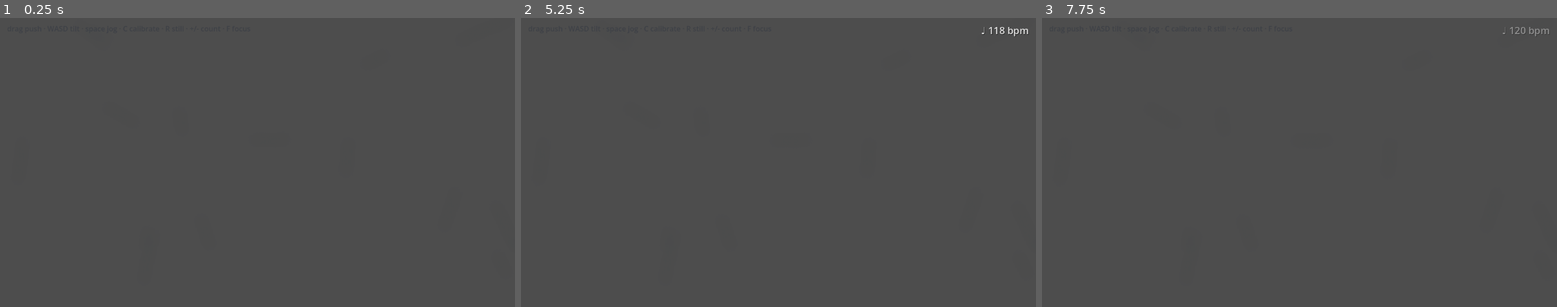
Above: before the commit, frames 1-3 (left to right).
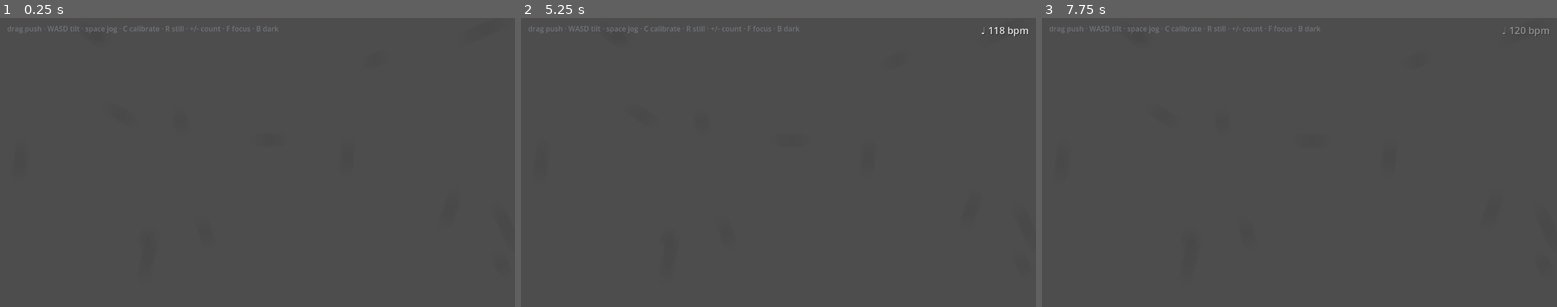
Above: after the commit, the same moments.

Repository: Luan-vP/godot-project-1
Game: Godot game, scene res://features/levels/vitreous/vitreous_tank.tscn
The game is run twice, just before and just after one commit, with the same random seed, the same clock (stepped at 60 frames per second) and the same inputs. This scene is started directly instead of the project's main scene.
Inputs (mouse positions are in pixels of both pictures, inside the frame that each line leads up to):
- Up to frame 1 (0.25 s): no input
- Up to frame 2 (5.25 s): tap Enter (ui_accept) at 0.5, 0.77, 1.25, 2, 2.75, 3.5, 3.77, 4.25 s; move the mouse to (891, 148) at 0.52 s; hold D 0.53-1.25 s; tap B at 0.6, 2.3, 3.8 s; click (891, 148) at 0.67 s; drag from (675, 176) to (752, 220) at 1.27 s; move the mouse to (830, 98) at 2.02 s; hold D 2.03-2.75 s; hold Shift 2.03-2.75 s; drag from (752, 220) to (624, 119) at 2.77 s; move the mouse to (933, 205) at 3.52 s; hold A 3.53-4.25 s; tap Ctrl at 3.6 s; drag from (624, 119) to (701, 90) at 4.27 s; move the mouse to (804, 162) at 5.02 s; hold Down (tempo_down) from 5.03 s (still down); tap 1 at 5.1 s; click (804, 162) at 5.17 s
- Up to frame 3 (7.75 s): tap B at 5.3, 6.8 s; release Down (tempo_down) at 5.75 s; drag from (1222, 90) to (1196, 176) at 5.77 s; move the mouse to (1412, 148) at 6.52 s; hold Up (tempo_up) 6.53-7.25 s; tap P at 6.6 s; tap Enter (ui_accept) at 6.77 s; drag from (1196, 176) to (1273, 220) at 7.27 s

The runs differ from the first frame. In frame 1, 0.3% of the frame differs, in the area x 1-55%, y 2-6%; in frame 2, 0.3%; in frame 3, 0.3%.

Commit message:
Composite floaters as translucent, refractive glass with tapered strands
Redoes the remainder of #12 on top of the depth bands, replacing #46,
whose per-floater screen-texture shader had nothing to read inside a
band's offscreen layer.

- bokeh.gdshader multiplies the background by the tint instead of mixing
  towards it, so floaters are plain over a bright field and nearly gone
  over a dark one. It also bends the background read along the lean of
  the blurred coverage the disc taps already measure, up to
  FloaterField.refraction_px (1.5 px).
- Each band composite gets a fresh BackBufferCopy so a nearer band does
  not paint over the farther ones behind it.
- Strands taper to nothing at both tips and wander in thickness, drawn as
  antialiased segments whose average width stays strand_width, so the
  tuned vitreous look keeps its weight.
- The vitreous tank's B key swaps in a dark field to check the
  bright-versus-dark behaviour by eye.

Claude-Session: https://claude.ai/code/session_01FxqJtr7HgJpGyaYgGkCwGy

Diff:
--- a/features/floaters/floater.gd
+++ b/features/floaters/floater.gd
@@ -52,12 +52,24 @@
 	for dot in shape.dots:
 		draw_circle(Vector2(dot.x, dot.y) * radius, dot.z * radius, color)
 	for strand in shape.strands:
+		if strand.size() < 2:
+			continue
+		var widths := FloaterShape.strand_widths(strand, shape.strand_width * radius)
 		var scaled := PackedVector2Array()
 		scaled.resize(strand.size())
 		for i in strand.size():
 			scaled[i] = strand[i] * radius
-		if scaled.size() > 1:
-			draw_polyline(scaled, color, shape.strand_width * radius, true)
+		_draw_tapered(scaled, widths)
+
+
+## A strand as one antialiased line per segment, each as wide as the average
+## of its two ends. Filled polygons would taper more exactly, but they are not
+## antialiased: every part of a strand under a pixel wide would drop out, and a
+## population tuned on antialiased lines would lose half its weight.
+func _draw_tapered(points: PackedVector2Array, widths: PackedFloat32Array) -> void:
+	for i in points.size() - 1:
+		var width := (widths[i] + widths[i + 1]) * 0.5
+		draw_line(points[i], points[i + 1], color, width, true)
 
 
 func set_shape(value: FloaterShape) -> void:
--- a/features/floaters/floater_field.gd
+++ b/features/floaters/floater_field.gd
@@ -83,6 +83,11 @@
 @export var defocus_enabled: bool = true:
 	set = set_defocus_enabled
 
+## Most a banded floater bends the background behind it, in screen pixels —
+## the faint lens that makes debris read as glass. Zero turns it off.
+@export_range(0.0, 8.0, 0.1) var refraction_px: float = 1.5:
+	set = set_refraction_px
+
 var _rng := RandomNumberGenerator.new()
 var _layers: Array[SubViewport] = []
 var _materials: Array[ShaderMaterial] = []
@@ -106,6 +111,11 @@
 	_apply_focus()
 
 
+func set_refraction_px(value: float) -> void:
+	refraction_px = value
+	_apply_focus()
+
+
 ## The layer a depth band draws into, or null when the field has no bands.
 func get_layer(depth_index: int) -> SubViewport:
 	if depth_index < 0 or depth_index >= _layers.size():
@@ -137,6 +147,14 @@
 		var material := ShaderMaterial.new()
 		material.shader = BOKEH_SHADER
 		_materials.append(material)
+
+		# Each composite reads the screen behind it, and the screen texture is
+		# otherwise copied once per frame — a nearer band would read a screen
+		# without the farther bands in it and paint over them. A fresh copy per
+		# band costs one full-screen blit each.
+		var copy := BackBufferCopy.new()
+		copy.copy_mode = BackBufferCopy.COPY_MODE_VIEWPORT
+		add_child(copy)
 
 		var composite := Sprite2D.new()
 		composite.centered = false
@@ -164,6 +182,7 @@
 		_materials[i].set_shader_parameter("tint", tint)
 		_materials[i].set_shader_parameter("radius_px", depth.blur_px if defocus_enabled else 0.0)
 		_materials[i].set_shader_parameter("gain", depth.gain if defocus_enabled else 1.0)
+		_materials[i].set_shader_parameter("refraction_px", refraction_px)
 
 
 func _make_floater(rect: Rect2, depth_index: int) -> Floater:
--- a/features/floaters/floater_shape.gd
+++ b/features/floaters/floater_shape.gd
@@ -6,6 +6,15 @@
 ##
 ## A shape family (dot, strand, cobweb) is a difference in these numbers, not a
 ## different scene or node type — [Floater] draws whatever it is handed.
+
+## How much a strand's thickness wanders along its length, as a fraction of its
+## width. A real collagen fibre is never an even rod.
+const UNEVENNESS := 0.3
+
+## Taper and unevenness change a strand's width point to point; this keeps its
+## average at [member strand_width], so a population tuned on even strands
+## keeps the same weight. The taper, sin(PI * t), averages 2 / PI.
+const TAPER_MEAN_SCALE := PI / 2.0
 
 ## Filled circles: [code]x[/code], [code]y[/code], radius.
 @export var dots: Array[Vector3] = []
@@ -54,3 +63,28 @@
 		shape.strands.append(PackedVector2Array([Vector2.ZERO, elbow, tip]))
 	shape.strand_width = 0.1
 	return shape
+
+
+## Full width at each point of [param points], for a strand whose average
+## width is [param width]: zero at both tips, fullest near the middle, and
+## wandering a little along the way. The wander is seeded from the strand's own
+## points, so a floater keeps the same silhouette every time it is redrawn.
+static func strand_widths(points: PackedVector2Array, width: float) -> PackedFloat32Array:
+	var widths := PackedFloat32Array()
+	widths.resize(points.size())
+	if points.size() < 2:
+		return widths
+	var lengths := PackedFloat32Array([0.0])
+	for i in range(1, points.size()):
+		lengths.append(lengths[i - 1] + points[i].distance_to(points[i - 1]))
+	var total := maxf(lengths[lengths.size() - 1], 1e-6)
+	var seed := points[0].x * 12.9898 + points[0].y * 78.233
+	for i in points.size():
+		var t := lengths[i] / total
+		var wander := 1.0 + UNEVENNESS * sin(t * 3.7 * PI + seed)
+		widths[i] = width * TAPER_MEAN_SCALE * sin(PI * t) * wander
+	# Exactly zero, not sin(PI)'s float residue: the drawing collapses a
+	# zero-width tip to one vertex, and a near-zero one would be a sliver.
+	widths[0] = 0.0
+	widths[widths.size() - 1] = 0.0
+	return widths
--- a/features/floaters/shaders/bokeh.gdshader
+++ b/features/floaters/shaders/bokeh.gdshader
@@ -8,22 +8,44 @@
 //
 // Only coverage is blurred. Colour comes from `tint`: every floater in a band
 // is one colour, and it sidesteps premultiplied-alpha fringes at the edges.
+//
+// A floater is glass, not paint, so the band is composited over what is behind
+// it rather than blended on top:
+// - The background is multiplied by the tint instead of mixed towards it, so
+//   the dimming scales with how bright the background already is: obvious
+//   over a bright sky, all but gone over a dark one, with no per-level tuning.
+//   Mixing towards a dark tint does the opposite over black — it lightens.
+// - The background is read slightly displaced. The taps already measure where
+//   the blurred coverage sits within the disc; that lean points up the slope
+//   of the coverage, and bending the read along it makes each floater a faint
+//   lens, strongest at its soft edge and nothing at its flat core.
+
+uniform sampler2D screen_texture : hint_screen_texture, repeat_disable, filter_linear;
 
 uniform float radius_px = 0.0;
 uniform float gain = 1.0;
 uniform float rim = 0.6;
 uniform vec4 tint : source_color = vec4(0.13, 0.14, 0.17, 0.5);
+// Most the background behind a floater is bent, in screen pixels.
+uniform float refraction_px = 0.0;
 
 const int TAPS = 64;
 const float GOLDEN_ANGLE = 2.39996323;
+// Coverage at which the composite fully owns the pixel. Below it the glass is
+// faded in, which is seamless: at low coverage it is the background, barely
+// dimmed and barely bent.
+const float OWNED_COVERAGE = 0.05;
 
 float hash(vec2 p) {
 	return fract(52.9829189 * fract(dot(p, vec2(0.06711056, 0.00583715))));
 }
 
 void fragment() {
+	float coverage = 0.0;
+	// Coverage-weighted mean tap direction, in units of the disc radius.
+	vec2 lean = vec2(0.0);
 	if (radius_px < 0.75) {
-		COLOR = vec4(tint.rgb, texture(TEXTURE, UV).a * tint.a);
+		coverage = texture(TEXTURE, UV).a;
 	} else {
 		float spin = hash(FRAGCOORD.xy) * 6.2831853;
 		float total = 0.0;
@@ -31,12 +53,29 @@
 		for (int i = 0; i < TAPS; i++) {
 			float r = sqrt((float(i) + 0.5) / float(TAPS));
 			float a = float(i) * GOLDEN_ANGLE + spin;
-			vec2 offset = vec2(cos(a), sin(a)) * r * radius_px * TEXTURE_PIXEL_SIZE;
+			vec2 direction = vec2(cos(a), sin(a)) * r;
 			float w = 1.0 + rim * r * r;
-			total += texture(TEXTURE, UV + offset).a * w;
+			float sample_coverage = texture(TEXTURE, UV + direction * radius_px * TEXTURE_PIXEL_SIZE).a;
+			total += sample_coverage * w;
+			lean += direction * sample_coverage * w;
 			weight_sum += w;
 		}
-		float coverage = clamp(total / weight_sum * gain, 0.0, 1.0);
-		COLOR = vec4(tint.rgb, coverage * tint.a);
+		coverage = clamp(total / weight_sum * gain, 0.0, 1.0);
+		lean *= gain / weight_sum;
 	}
+	if (coverage <= 0.0) {
+		discard;
+	}
+
+	// A half-covered disc leans about 0.4 of its radius; scale so that is the
+	// full bend, and never past it however dense the band.
+	vec2 bend = lean * 2.5 * refraction_px;
+	float bend_length = length(bend);
+	if (bend_length > refraction_px) {
+		bend *= refraction_px / bend_length;
+	}
+	vec3 behind = texture(screen_texture, SCREEN_UV + bend * SCREEN_PIXEL_SIZE).rgb;
+
+	vec3 glass = behind * mix(vec3(1.0), tint.rgb, coverage * tint.a);
+	COLOR = vec4(glass, clamp(coverage / OWNED_COVERAGE, 0.0, 1.0));
 }
--- a/features/levels/vitreous/vitreous_tank.gd
+++ b/features/levels/vitreous/vitreous_tank.gd
@@ -6,7 +6,8 @@
 ## so the scene file stays a single node, the same as the secret eye level.
 ##
 ## Drag to push the gel. Arrows tilt, space jogs, C recalibrates, R stills the
-## gel, +/- adds or removes floaters, F toggles the out-of-focus look.
+## gel, +/- adds or removes floaters, F toggles the out-of-focus look, B swaps
+## the bright field for a dark one.
 
 ## A push spreads over a broad, soft footprint and moves a whole region of the
 ## gel at once. That broadness used to come from a very high viscosity, which
@@ -21,11 +22,13 @@
 var _simulation: FluidSimulation
 var _motion: MotionInput
 var _floaters: FloaterField
+var _renderer: FluidRenderer
 var _last_mouse := Vector2.ZERO
 ## Only a few: one or two drifting through at a time reads as a real floater,
 ## a crowd reads as dust.
 var _count := 15
 var _defocus := true
+var _dark := false
 
 
 func _ready() -> void:
@@ -34,11 +37,11 @@
 	_simulation.config = make_gel_config(get_viewport_rect().size)
 	add_child(_simulation)
 
-	var renderer := FluidRenderer.new()
-	renderer.name = "FluidRenderer"
-	renderer.style = make_clear_style()
-	renderer.z_index = -100
-	add_child(renderer)
+	_renderer = FluidRenderer.new()
+	_renderer.name = "FluidRenderer"
+	_renderer.style = make_clear_style()
+	_renderer.z_index = -100
+	add_child(_renderer)
 
 	_motion = MotionInput.new()
 	_motion.name = "MotionInput"
@@ -90,6 +93,14 @@
 	return style
 
 
+## The same field at night: what floaters should nearly vanish against.
+static func make_dark_style() -> PainterlyStyle:
+	var style := make_clear_style()
+	style.paper_color = Color(0.07, 0.07, 0.09)
+	style.deep_color = Color(0.03, 0.03, 0.05)
+	return style
+
+
 func _spawn_floaters() -> void:
 	if _floaters != null:
 		_floaters.queue_free()
@@ -119,8 +130,12 @@
 	var layer := CanvasLayer.new()
 	var hint := Label.new()
 	hint.position = Vector2(16.0, 12.0)
-	hint.add_theme_color_override("font_color", Color(0.2, 0.22, 0.26, 0.55))
-	hint.text = "drag push · WASD tilt · space jog · C calibrate · R still · +/- count · F focus"
+	# Mid grey, so the hint stays legible over both the bright and dark field.
+	hint.add_theme_color_override("font_color", Color(0.5, 0.52, 0.56, 0.7))
+	hint.text = (
+		"drag push · WASD tilt · space jog · C calibrate · R still · +/- count"
+		+ " · F focus · B dark"
+	)
 	layer.add_child(hint)
 	add_child(layer)
 
@@ -148,6 +163,9 @@
 		KEY_F:
 			_defocus = not _defocus
 			_floaters.defocus_enabled = _defocus
+		KEY_B:
+			_dark = not _dark
+			_renderer.style = make_dark_style() if _dark else make_clear_style()
 		KEY_EQUAL, KEY_PLUS, KEY_KP_ADD:
 			_count = mini(_count + COUNT_STEP, MAX_COUNT)
 			_spawn_floaters()
--- a/tests/test_floater_field.gd
+++ b/tests/test_floater_field.gd
@@ -160,6 +160,37 @@
 	field.defocus_enabled = false
 	assert_eq(near.get_shader_parameter("radius_px"), 0.0, "Sharp with defocus off")
 	assert_eq(near.get_shader_parameter("gain"), 1.0, "No coverage boost when sharp")
+
+
+func test_each_band_reads_a_fresh_copy_of_the_screen() -> void:
+	var field := _populate(
+		func(f: FloaterField):
+			f.count = 10
+			f.depths = FloaterDepth.vitreous_bands()
+	)
+	var children := field.get_children()
+	var composites := field.find_children("*", "Sprite2D", false, false)
+	assert_eq(composites.size(), 3, "One composite per band")
+	for composite in composites:
+		var before: Node = children[composite.get_index() - 1]
+		assert_true(before is BackBufferCopy, "A screen copy right before each composite")
+
+
+func test_refraction_reaches_every_band_and_can_be_turned_off() -> void:
+	var field := _populate(
+		func(f: FloaterField):
+			f.count = 10
+			f.depths = FloaterDepth.vitreous_bands()
+			f.refraction_px = 2.5
+	)
+	var composites := field.find_children("*", "Sprite2D", false, false)
+	for composite in composites:
+		var material: ShaderMaterial = composite.material
+		assert_eq(material.get_shader_parameter("refraction_px"), 2.5, "Configured bend")
+	field.refraction_px = 0.0
+	for composite in composites:
+		var material: ShaderMaterial = composite.material
+		assert_eq(material.get_shader_parameter("refraction_px"), 0.0, "Bend off")
 
 
 func test_every_vitreous_band_is_out_of_focus() -> void:
--- a/tests/test_floater_shape.gd
+++ b/tests/test_floater_shape.gd
@@ -34,3 +34,42 @@
 	var shape := FloaterShape.make_strand(_rng, 8, 0.3)
 	for point in shape.strands[0]:
 		assert_between(point.x, -1.0, 1.0, "x within unit range")
+
+
+func test_a_strand_tapers_to_nothing_at_both_tips() -> void:
+	var points := FloaterShape.make_strand(RandomNumberGenerator.new(), 6, 0.3).strands[0]
+	var widths := FloaterShape.strand_widths(points, 0.2)
+	assert_eq(widths[0], 0.0, "First tip")
+	assert_eq(widths[widths.size() - 1], 0.0, "Last tip")
+	for i in range(1, widths.size() - 1):
+		assert_gt(widths[i], 0.0, "Point %d should have some width" % i)
+
+
+func test_a_tapered_strand_keeps_its_average_width() -> void:
+	# A straight, evenly spaced strand, sampled finely so the average is the
+	# taper's own rather than an artefact of six points.
+	var points := PackedVector2Array()
+	for i in 201:
+		points.append(Vector2(-1.0 + 2.0 * i / 200.0, 0.0))
+	var widths := FloaterShape.strand_widths(points, 0.2)
+	var total := 0.0
+	for width in widths:
+		total += width
+	assert_almost_eq(total / widths.size(), 0.2, 0.03, "Average width")
+
+
+func test_strand_thickness_wanders_along_its_length() -> void:
+	var points := PackedVector2Array()
+	for i in 201:
+		points.append(Vector2(-1.0 + 2.0 * i / 200.0, 0.0))
+	var widths := FloaterShape.strand_widths(points, 0.2)
+	# A pure sin taper is symmetric about the middle; wander breaks that.
+	var asymmetry := 0.0
+	for i in 100:
+		asymmetry = maxf(asymmetry, absf(widths[i] - widths[200 - i]))
+	assert_gt(asymmetry, 0.02, "The two halves should differ")
+
+
+func test_strand_widths_are_stable_for_the_same_points() -> void:
+	var points := FloaterShape.make_strand(RandomNumberGenerator.new(), 6, 0.3).strands[0]
+	assert_eq(FloaterShape.strand_widths(points, 0.2), FloaterShape.strand_widths(points, 0.2))
Not shown, changed: features/floaters/README.md
Not shown, changed: features/levels/vitreous/README.md
Not shown, changed: scripts/run.sh
